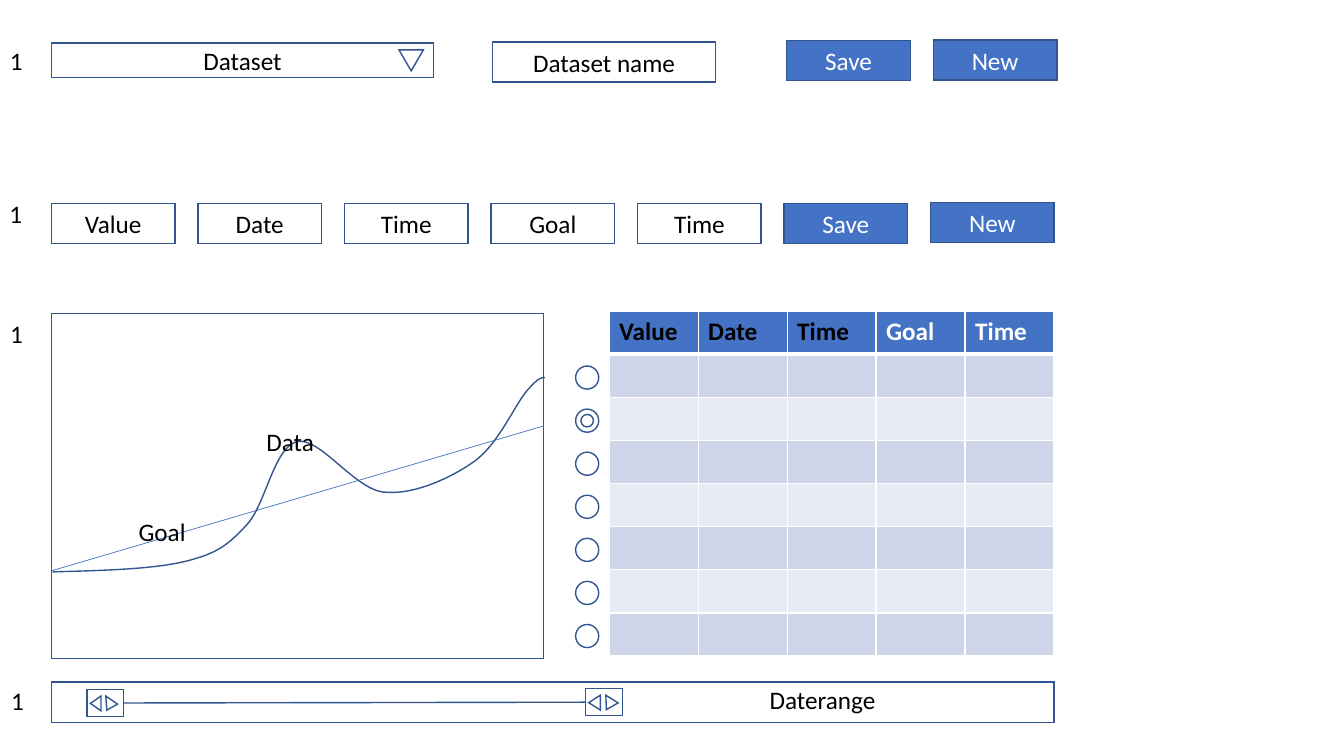
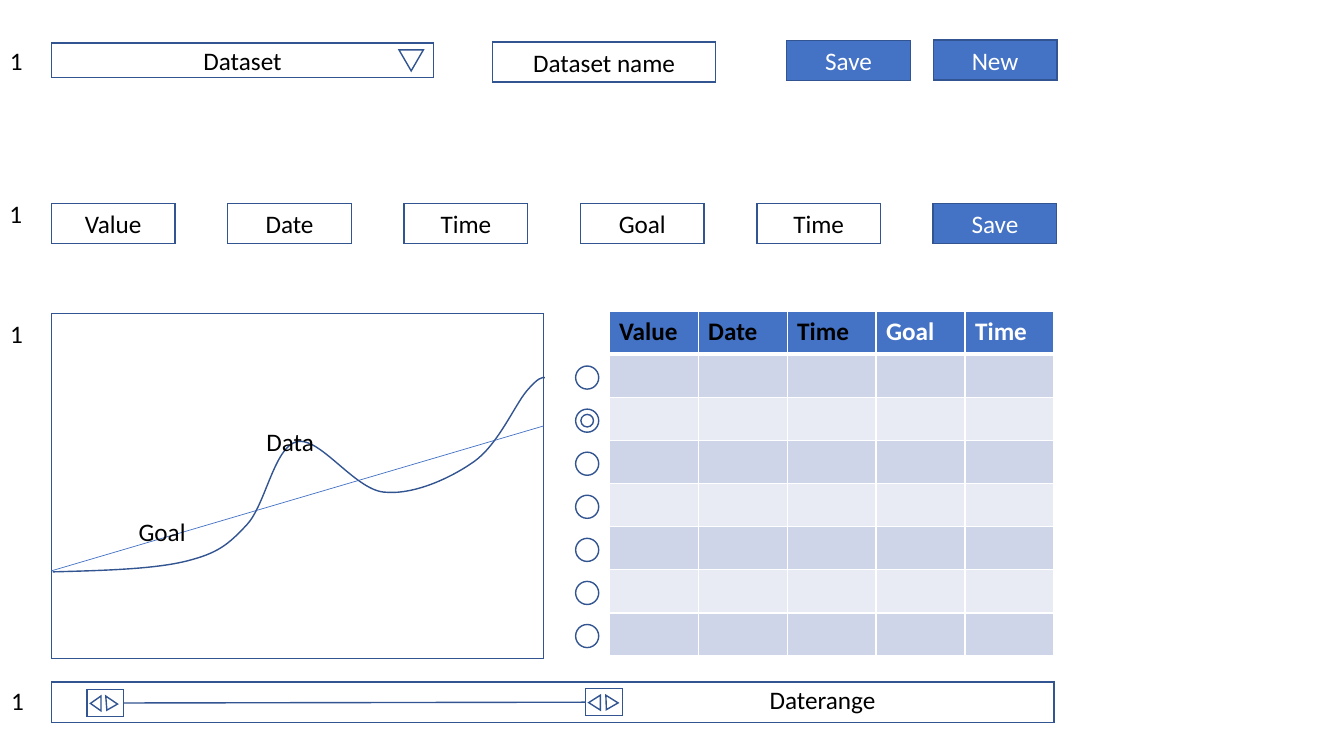
Before and after one commit to Zuvr/DashDashboard, a slide deck: slide 1 of UI.pptx. Drawn at 1344x756 pixels with LibreOffice and Linux fonts; fonts in the diff are those of the drawing. Boxes give left, top, right and bottom in pixels: in the first picture for what was removed or moved away, otherwise in the second. Text is boxed around its words. In the diff, an @@ line names an element or a change of style, - is before the commit and + after.

```diff
--- a/UI.pptx
+++ b/UI.pptx
@@ rectangle "Date": place and size @@
-rectangle "Date" at [198, 204, 322, 244]
+rectangle "Date" at [228, 204, 352, 244]
@@ rectangle "Time": place and size @@
-rectangle "Time" at [345, 204, 469, 244]
+rectangle "Time" at [404, 204, 528, 244]
@@ rectangle "Goal": place and size @@
-rectangle "Goal" at [491, 204, 615, 244]
+rectangle "Goal" at [581, 204, 705, 244]
@@ rectangle "Time": place and size @@
-rectangle "Time" at [638, 204, 762, 244]
+rectangle "Time" at [757, 204, 881, 244]
@@ rectangle removed at [931, 203, 1055, 243] @@
-New
@@ rectangle "Save": place and size @@
-rectangle "Save" at [784, 204, 908, 244]
+rectangle "Save" at [934, 204, 1058, 244]
```
Also in this commit, not shown: 13 other files.
